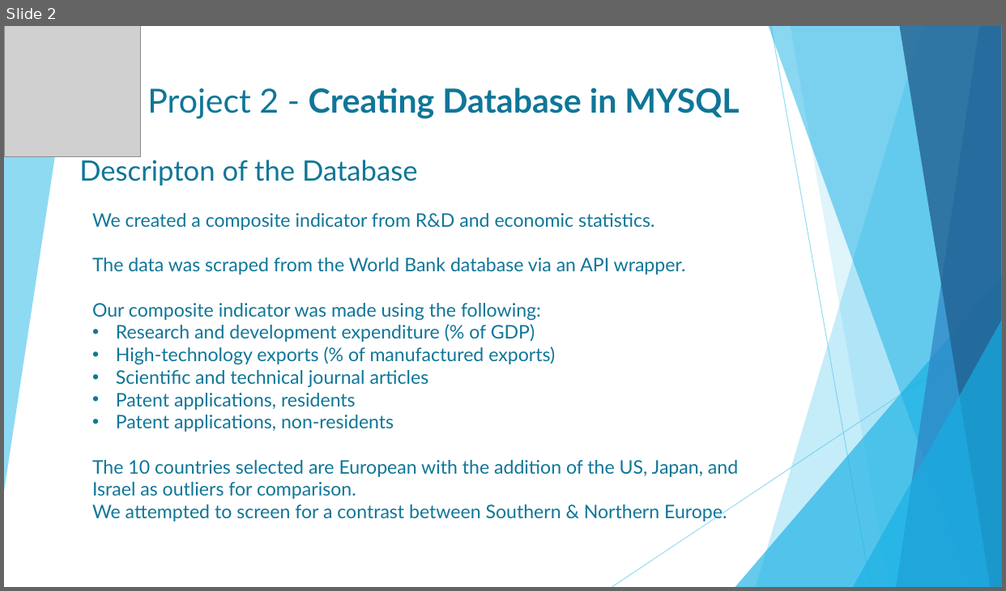
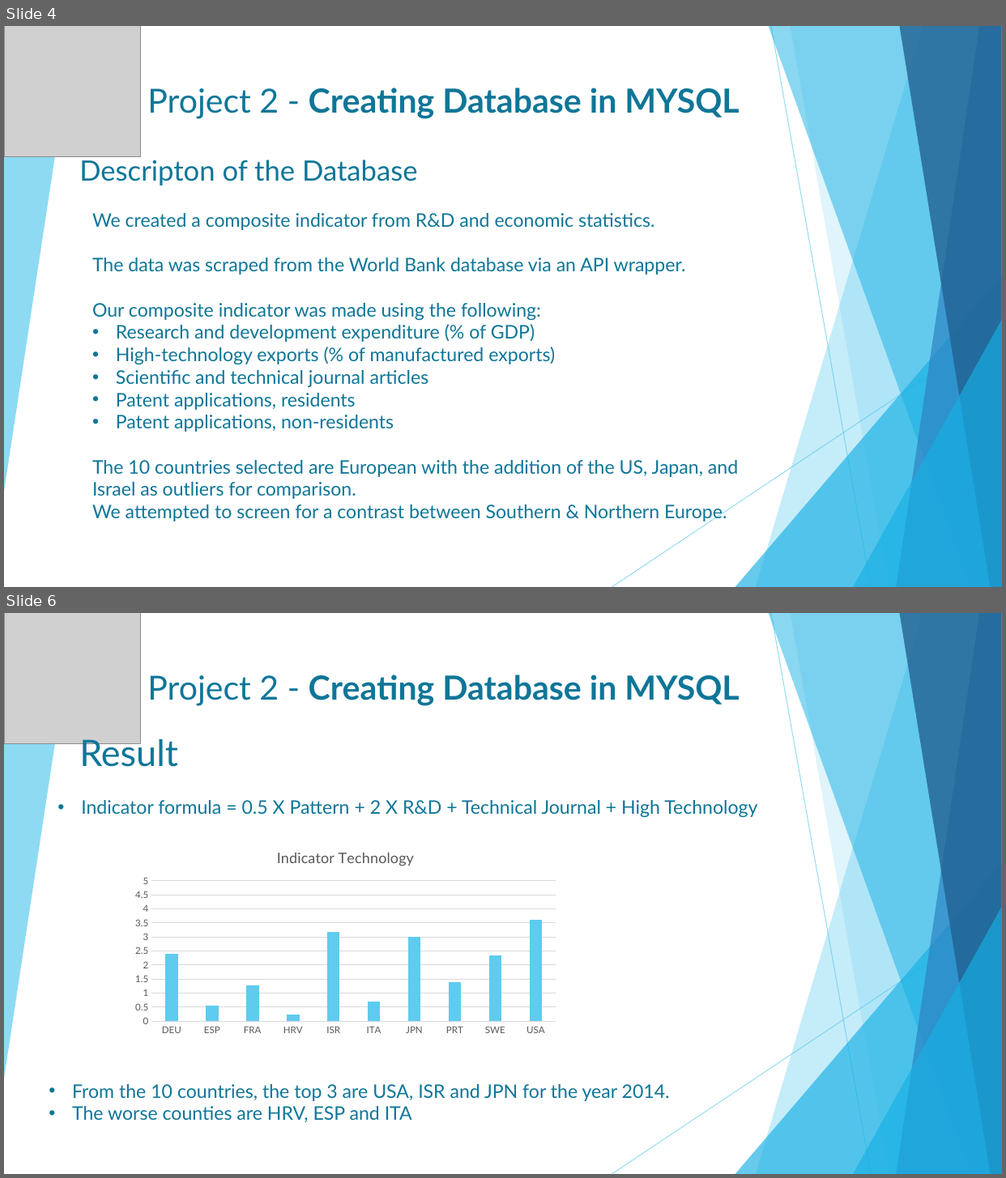
Before and after one commit to Edgart371/Project-2-Composite-Indicators, a slide deck: Project2 WorldBank technology.pptx. Shown one above the other, each under a label of ours: slide 2 before the commit, slides 4 and 6 after it; the slides between them are not shown. The pictures are 1006x591 and 1006x1178 pixels, drawn with LibreOffice and Linux fonts; fonts in the diff are those of the drawing; grey boxes stand for pictures. Boxes give left, top, right and bottom in pixels: in the first picture for what was removed or moved away, otherwise in the second. Text is boxed around its words. In the diff, an @@ line names an element or a change of style, - is before the commit and + after.

Commit message:
project2

```diff
--- a/Project2 WorldBank technology.pptx
+++ b/Project2 WorldBank technology.pptx
@@ slide 6 added at (4,613,1002,1174), background #FFFFFF; not listed: 10 template elements that a slide beside it also shows @@
@@ picture added at (4,613,140,744) @@
@@ title added at (147,675,739,706), 32 pt, text #0F7698, bold @@
+Project 2 - Creating Database in MYSQL
@@ text added at (79,735,178,767), 35.1 pt, text #0F7698 @@
+Result
@@ text added at (81,800,757,818), 18 pt, text #0F7698 @@
+• Indicator formula = 0.5 X Pattern + 2 X R&D + Technical Journal + High Technology
@@ column chart added at (127,836,565,1040) @@
+title "Indicator Technology "
+categories: DEU, ESP, FRA, HRV, ISR, ITA, JPN, PRT, SWE, USA
+Series 1: 2.4, 0.6, 1.3, 0.2, 3.2, 0.7, 3, 1.4, 2.3, 3.6
@@ text added at (72,1084,670,1122), 18 pt, text #0F7698 @@
+• From the 10 countries, the top 3 are USA, ISR and JPN for the year 2014.
+• The worse counties are HRV, ESP and ITA
@@ what was slide 2 is now slide 4 @@
```
Also in this commit, not shown: 4 other slides added, 1 slide removed, 4 other files.
